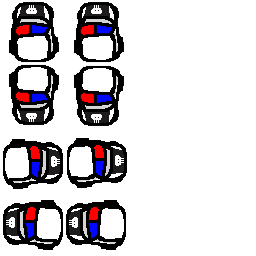
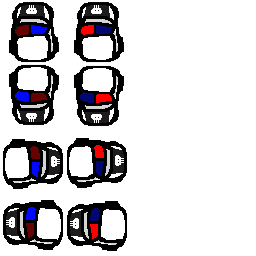
Two versions of the same layered image (256 x 256). Layer-by-layer changes:
painted on "left #1" over [66, 200, 127, 251]
painted on "left #2" over [26, 207, 36, 238]
painted on "down #1" over [15, 91, 47, 102]
painted on "down #2" over [80, 92, 112, 103]
painted on "up#1" over [15, 25, 47, 36]
painted on "up #2" over [96, 25, 112, 34]
painted on "right#2" over [96, 161, 104, 176]
painted on "right#1" over [30, 146, 40, 159]
